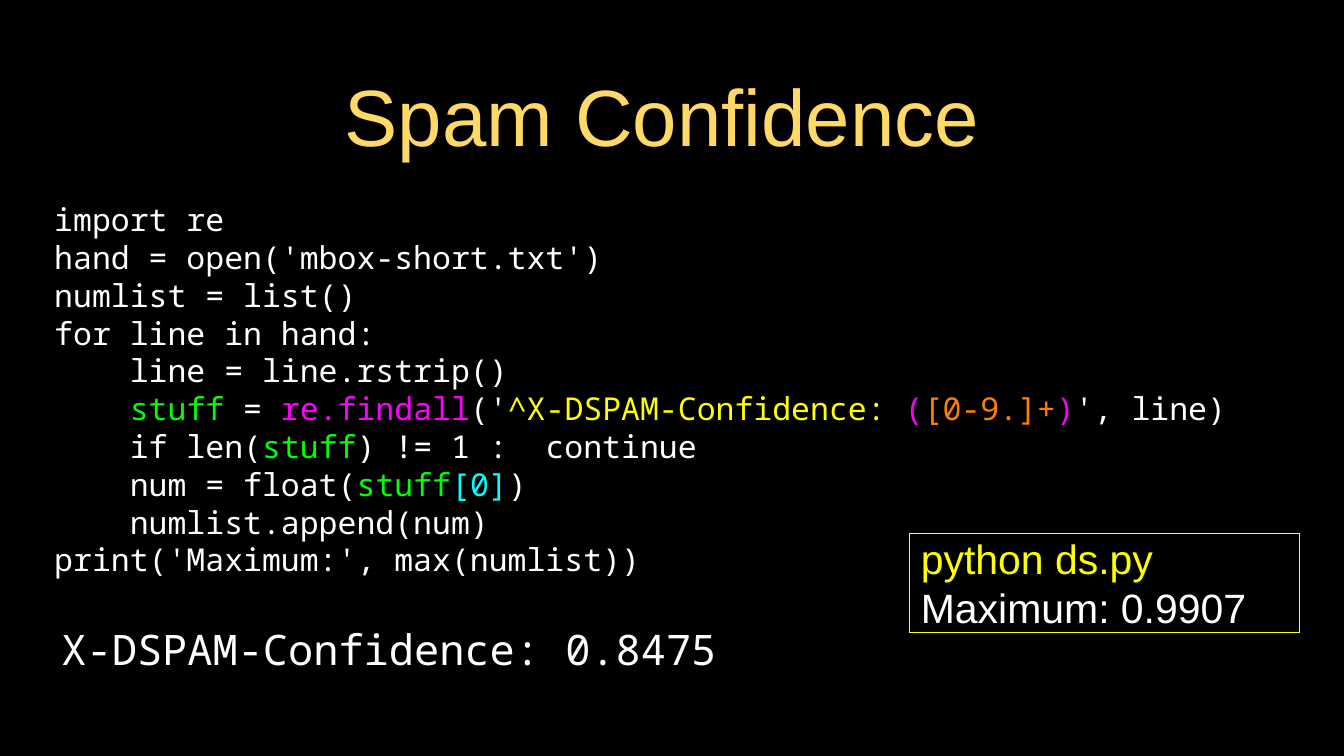
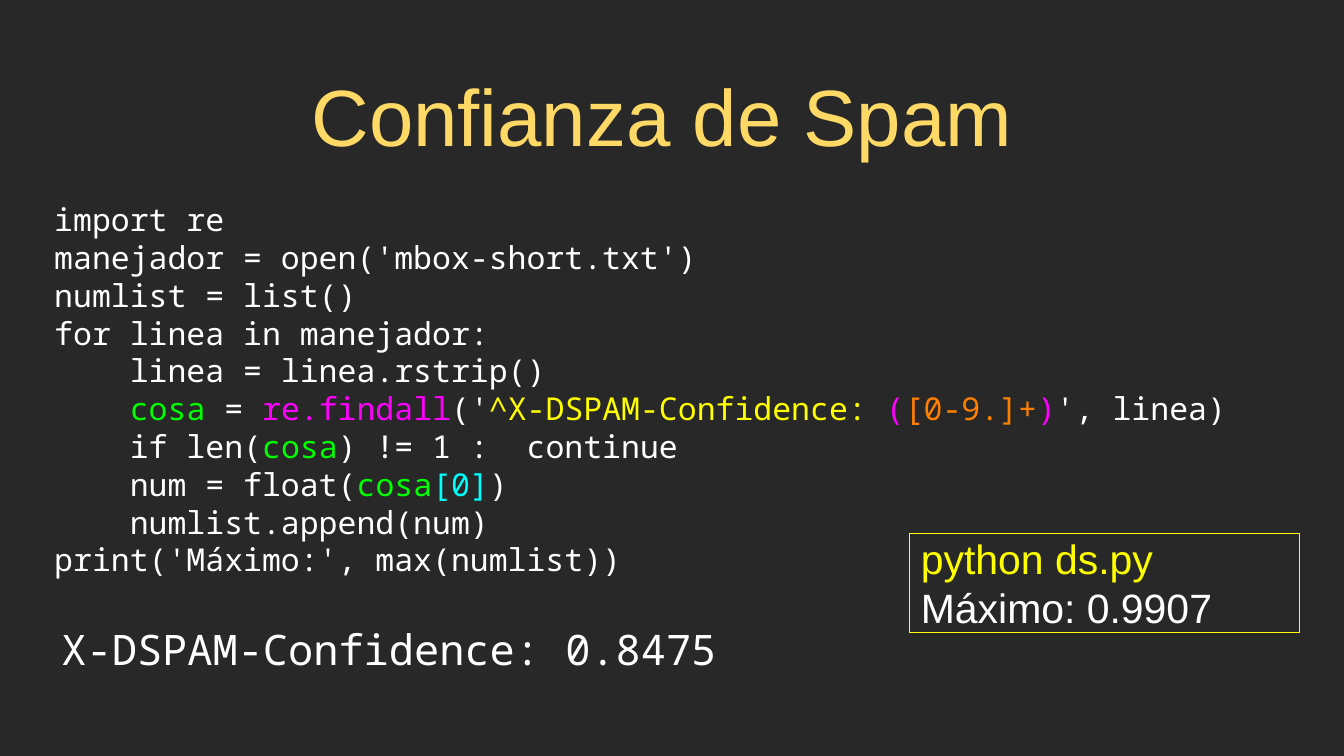
Before and after one commit to csev/py4e, a slide deck: slide 31 of lectures3/Pythonlearn-11-Regex.pptx. Drawn at 1344x756 pixels with LibreOffice and Linux fonts; fonts in the diff are those of the drawing. Boxes give left, top, right and bottom in pixels: in the first picture for what was removed or moved away, otherwise in the second. Text is boxed around its words. In the diff, an @@ line names an element or a change of style, - is before the commit and + after.

```diff
--- a/lectures3/Pythonlearn-11-Regex.pptx
+++ b/lectures3/Pythonlearn-11-Regex.pptx
@@ background #000000 to #282828 @@
@@ title at [311,88,1012,161]: text changed @@
-Spam Confidence
+Confianza de Spam
@@ text at [54,245,697,277]: text changed @@
-hand = open('mbox-short.txt')
+manejador = open('mbox-short.txt')
@@ text at [54,321,1226,501]: text changed @@
-for line in hand:
-line = line.rstrip()
-stuff = re.findall('^X-DSPAM-Confidence: ([0-9.]+)', line)
-if len(stuff) != 1 : continue
-num = float(stuff[0])
+for linea in manejador:
+linea = linea.rstrip()
+cosa = re.findall('^X-DSPAM-Confidence: ([0-9.]+)', linea)
+if len(cosa) != 1 : continue
+num = float(cosa[0])
@@ text at [54,547,621,579]: text changed @@
-print('Maximum:', max(numlist))
+print('Máximo:', max(numlist))
@@ text in rectangle at [921,593,1212,624]: text changed @@
-Maximum: 0.9907
+Máximo: 0.9907
@@ rectangle removed at [0,691,1344,756] @@
```
Also in this commit, not shown: 27 other slides changed, 6 slides added, 6 slides removed, 1 other file.
